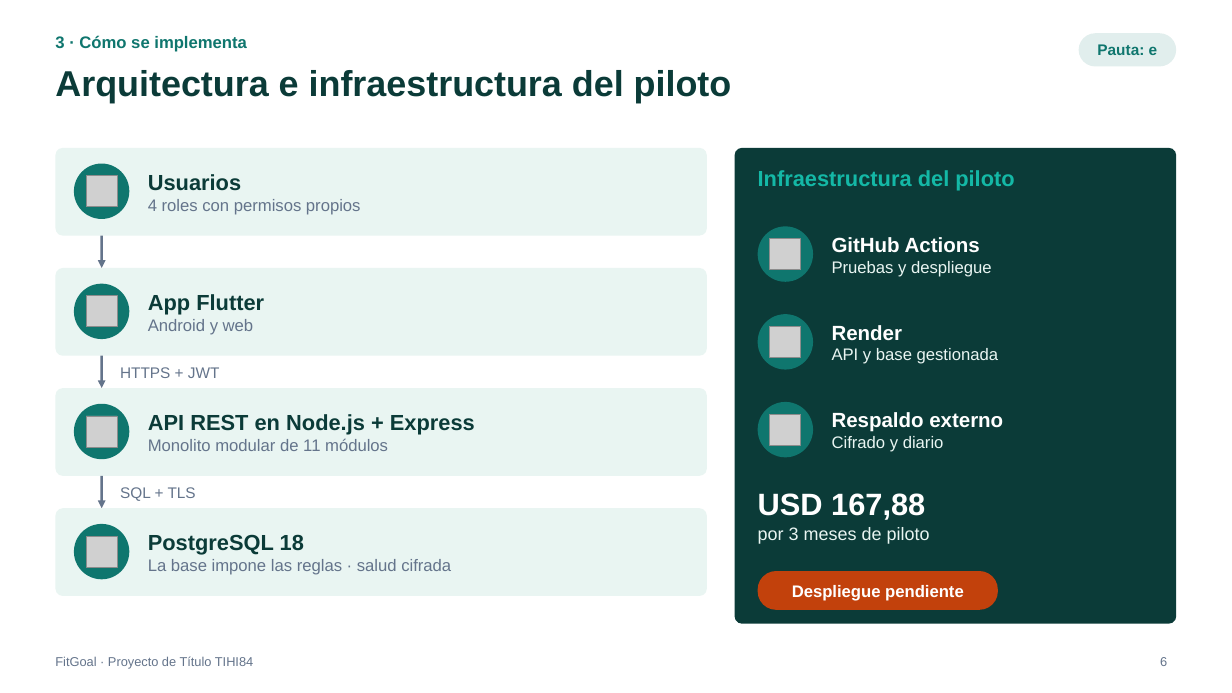
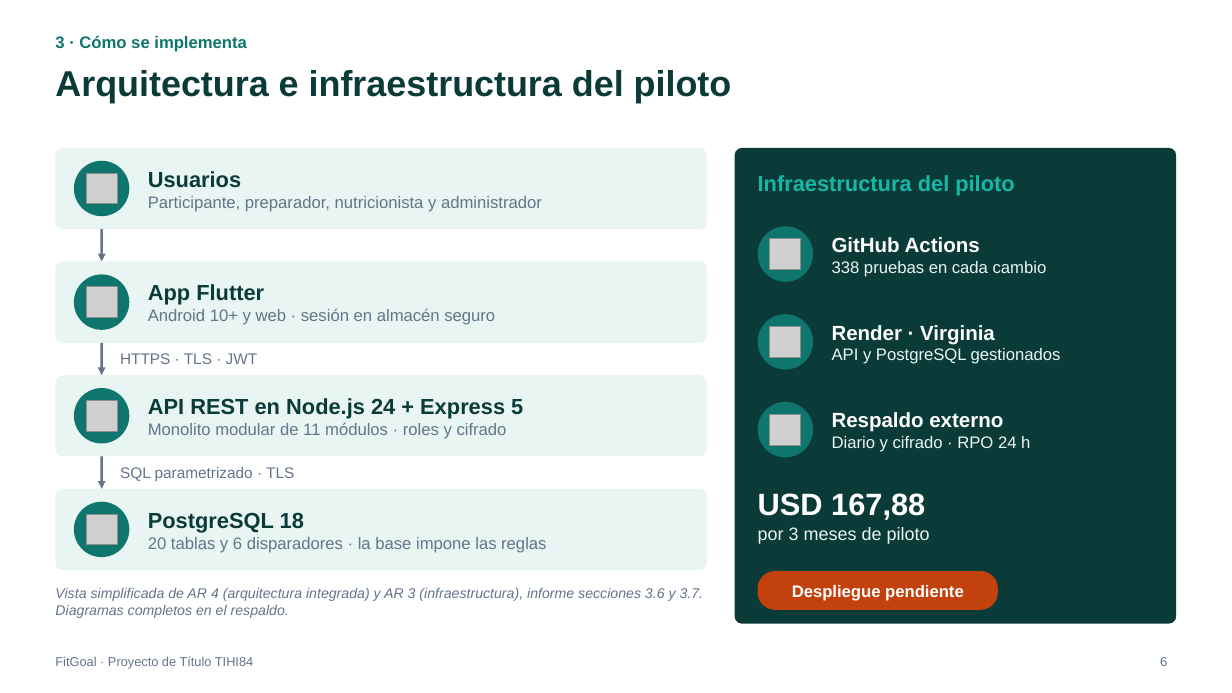
Before and after one commit to VicenteEgana/Fitgoal, a slide deck: slide 6 of docs/TIHI84_U3_Presentacion_FitGoal.pptx. Drawn at 1232x693 pixels with LibreOffice and Linux fonts; fonts in the diff are those of the drawing; grey boxes stand for pictures. Boxes give left, top, right and bottom in pixels: in the first picture for what was removed or moved away, otherwise in the second. Text is boxed around its words. In the diff, an @@ line names an element or a change of style, - is before the commit and + after.

```diff
--- a/docs/TIHI84_U3_Presentacion_FitGoal.pptx
+++ b/docs/TIHI84_U3_Presentacion_FitGoal.pptx
@@ rounded rectangle removed at [1079, 33, 1177, 67] @@
-Pauta: e
@@ rounded rectangle: place and size @@
-rounded rectangle at [55, 148, 707, 236]
+rounded rectangle at [55, 148, 707, 229]
@@ picture: place and size @@
-picture at [86, 176, 117, 207]
+picture at [86, 173, 116, 203]
@@ text "Infraestructura del piloto" at [758, 175, 1014, 196]: vertical alignment top to middle @@
@@ text at [148, 196, 542, 212]: text changed @@
-4 roles con permisos propios
+Participante, preparador, nutricionista y administrador
@@ arrow moved from (102, 236) - (102, 268) to (102, 229) - (102, 262) @@
@@ rounded rectangle: place and size @@
-rounded rectangle at [55, 268, 707, 356]
+rounded rectangle at [55, 262, 707, 343]
@@ text at [832, 261, 1047, 277]: text changed @@
-Pruebas y despliegue
+338 pruebas en cada cambio
@@ ellipse: place and size @@
-ellipse at [74, 284, 129, 339]
+ellipse at [74, 274, 129, 330]
@@ picture: place and size @@
-picture at [86, 296, 117, 327]
+picture at [86, 287, 116, 317]
@@ text at [148, 309, 495, 325]: text changed @@
-Android y web
+Android 10+ y web · sesión en almacén seguro
@@ text at [832, 325, 1061, 364]: text changed @@
-Render
-API y base gestionada
+Render · Virginia
+API y PostgreSQL gestionados
@@ text at [120, 353, 258, 364]: text changed @@
-HTTPS + JWT
+HTTPS · TLS · JWT
@@ rounded rectangle: place and size @@
-rounded rectangle at [55, 388, 707, 476]
+rounded rectangle at [55, 375, 707, 457]
@@ 1 picture, 1 arrow, 1 ellipse: place and size @@
-1 picture, 1 arrow, 1 ellipse at [74, 356, 129, 459]
+1 picture, 1 arrow, 1 ellipse at [74, 343, 129, 444]
@@ text at [148, 398, 523, 439]: text changed @@
-API REST en Node.js + Express
-Monolito modular de 11 módulos
+API REST en Node.js 24 + Express 5
+Monolito modular de 11 módulos · roles y cifrado
@@ text at [832, 436, 1030, 452]: text changed @@
-Cifrado y diario
+Diario y cifrado · RPO 24 h
@@ text at [120, 467, 294, 481]: text changed @@
-SQL + TLS
+SQL parametrizado · TLS
@@ proportions changed in 4 elements at [55, 148, 707, 229], [55, 262, 707, 343], [55, 375, 707, 457], [55, 489, 707, 570] @@
@@ rounded rectangle: place and size @@
-rounded rectangle at [55, 508, 707, 596]
+rounded rectangle at [55, 489, 707, 570]
@@ 1 picture, 1 arrow, 1 ellipse: place and size @@
-1 picture, 1 arrow, 1 ellipse at [74, 476, 129, 579]
+1 picture, 1 arrow, 1 ellipse at [74, 457, 129, 557]
@@ text "PostgreSQL 18": place and size @@
-text "PostgreSQL 18" at [148, 534, 451, 575]
+text "PostgreSQL 18" at [148, 512, 546, 553]
@@ text at [148, 537, 546, 553]: text changed @@
-La base impone las reglas · salud cifrada
+20 tablas y 6 disparadores · la base impone las reglas
@@ text added at [55, 588, 704, 618], 11 pt, text #64748B, italic @@
+Vista simplificada de AR 4 (arquitectura integrada) y AR 3 (infraestructura), informe secciones 3.6 y 3.7. Diagramas completos en el respaldo.
```
Also in this commit, not shown: 12 other slides changed, 5 slides added.
